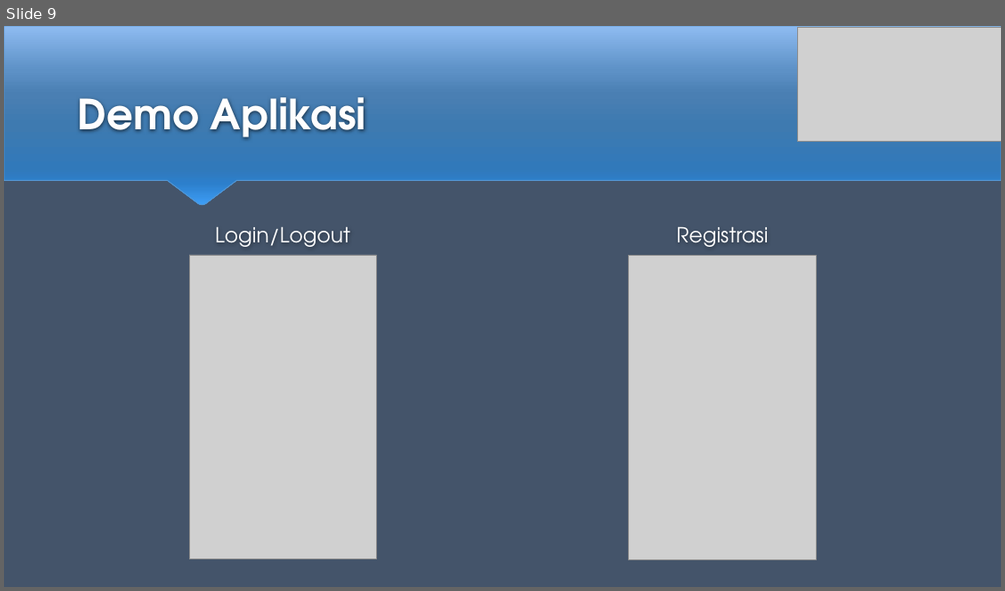
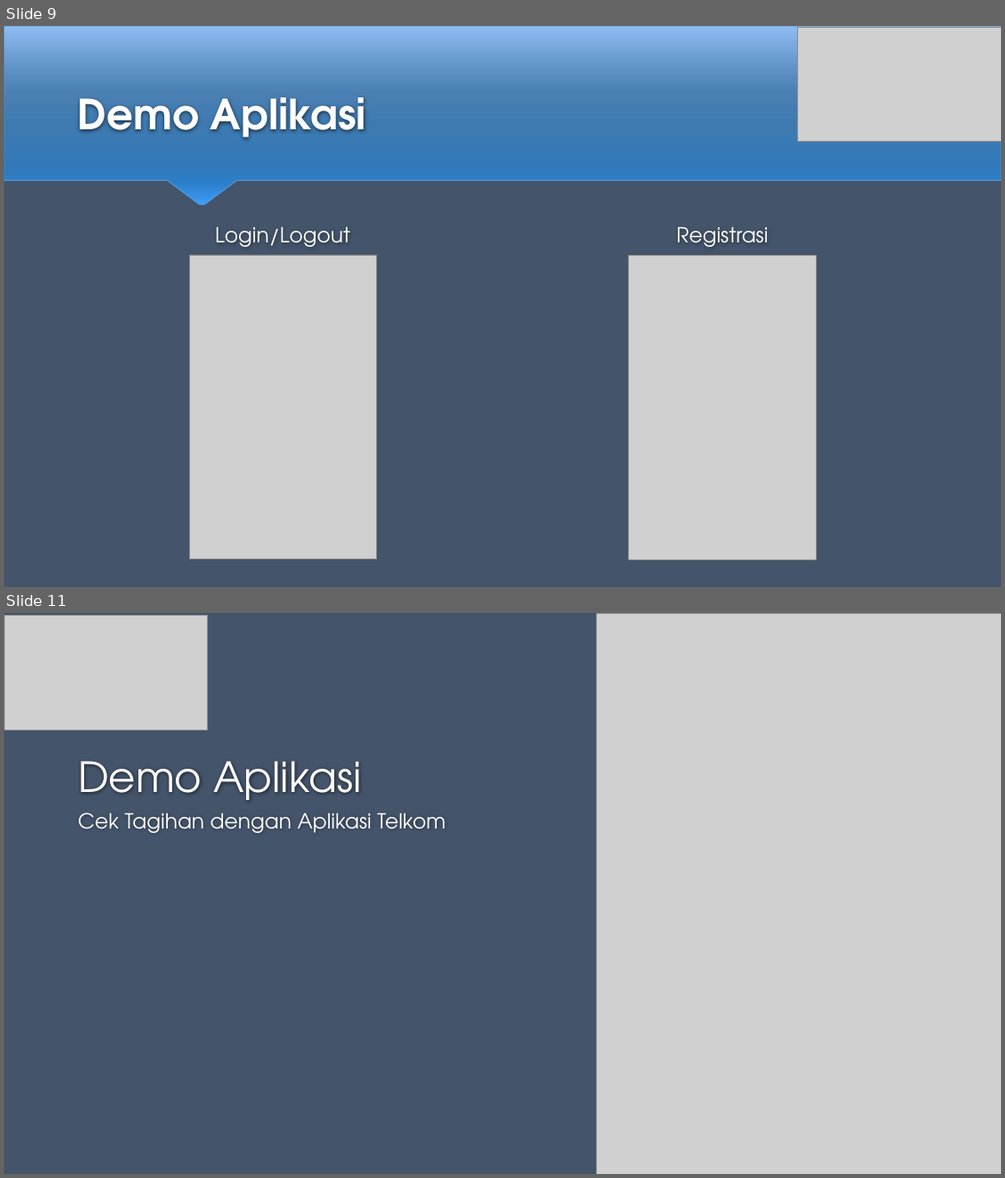
Before and after one commit to acel5o/FinalProject, a slide deck: Presentasi/Mobile Banking Application.pptx. Shown one above the other, each under a label of ours: slide 9 before the commit, slides 9 and 11 after it; the slides between them are not shown. The pictures are 1005x591 and 1005x1178 pixels, drawn with LibreOffice and Linux fonts; fonts in the diff are those of the drawing; grey boxes stand for pictures. Boxes give left, top, right and bottom in pixels: in the first picture for what was removed or moved away, otherwise in the second. Text is boxed around its words. In the diff, an @@ line names an element or a change of style, - is before the commit and + after.

Commit message:
PPT

```diff
--- a/Presentasi/Mobile Banking Application.pptx
+++ b/Presentasi/Mobile Banking Application.pptx
@@ slide 11 added at [4,613,1001,1174], background #44546A @@
@@ picture added at [4,616,208,730] @@
@@ picture added at [596,613,1001,1174] @@
@@ title added at [78,761,361,800], 40 pt, text #FEFEFE @@
+Demo Aplikasi
@@ text added at [78,812,445,833], 20 pt, text #FFFFFF @@
+Cek Tagihan dengan Aplikasi Telkom
```
